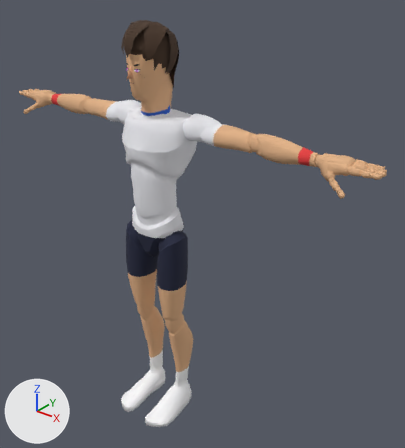
Renders of the glTF model sweetspot/models/players/p06.glb from each side of a commit.
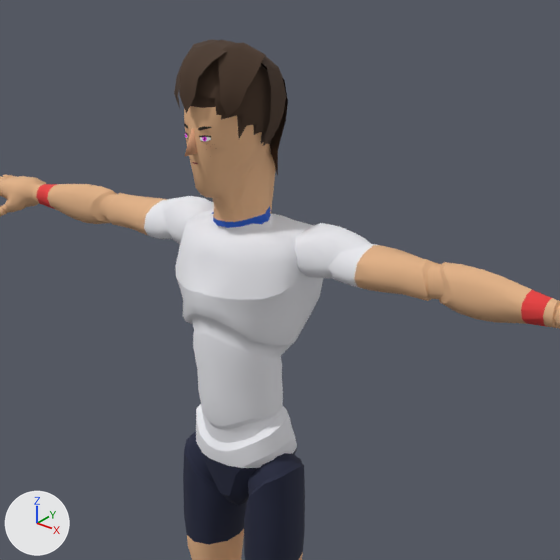
Old and new are each drawn whole from a camera (50 mm lens) standing at (1.559, -1.626, 2.08) and looking at (0.154, 0.13, 0.991) and again close up on the part from 8% to 78% of the width and 0% to 64% of the height. The axes (+X, +Y, +Z) are drawn at lower left. The lights are the same throughout. The older version's two pictures come first. Vertices at exactly the same position are counted once.

The older version as bpy lines, for what is in view:
```python
me_face = bpy.data.meshes.new('Face')
me_face.from_pydata(...)  # 54 vertices, 66 faces; spans x -0.0594..0.0594, y -0.1103..-0.0313, z 1.6022..1.7234
me_face.materials.append(mat_face)  # picture img_face_01
me_hair = bpy.data.meshes.new('Hair')
me_hair.from_pydata(...)  # 448 vertices, 846 faces; spans x -0.097..0.097, y -0.125..0.121, z 1.571..1.849
me_hair.materials.append(mat_palette)  # picture img_palette
me_mannequin = bpy.data.meshes.new('Mannequin')
me_mannequin.from_pydata(...)  # 7378 vertices, 14511 faces; spans x -0.96..0.96, y -0.21..0.14, z 0.0..1.81
me_mannequin.materials.append(mat_palette)  # picture img_palette
me_nose = bpy.data.meshes.new('Nose')
me_nose.from_pydata(...)  # 6 vertices, 6 faces; spans x -0.01..0.01, y -0.1347..-0.1048, z 1.6469..1.6957
me_nose.materials.append(mat_palette)  # picture img_palette
ob_body = bpy.data.objects.new('Body', me_mannequin)
ob_body.location = (0.0, 0.0, 0.0)
ob_face = bpy.data.objects.new('Face', me_face)
ob_face.location = (0.0, 0.0, 0.0)
ob_hair = bpy.data.objects.new('Hair', me_hair)
ob_hair.location = (0.0, 0.0, 0.0)
ob_nose = bpy.data.objects.new('Nose', me_nose)
ob_nose.location = (0.0, 0.0, 0.0)
```
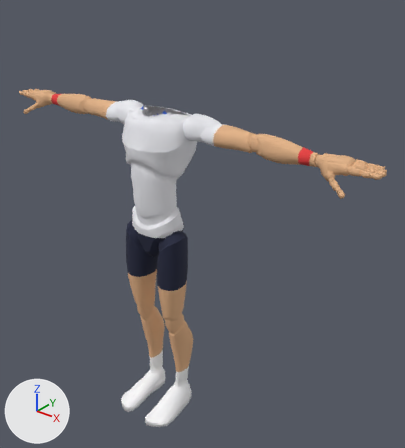
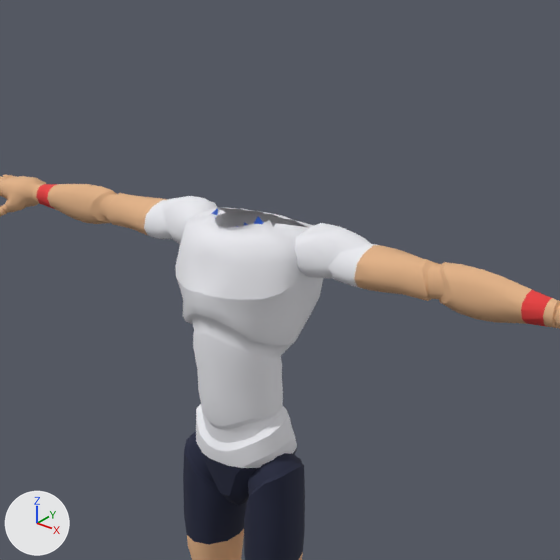
Patch to the scene script:
```diff
--- a/sweetspot/models/players/p06.glb.py
+++ b/sweetspot/models/players/p06.glb.py
@@ me_mannequin @@
 # used by ob_body; location = (0.0, 0.0, 0.0)
-me_mannequin.from_pydata(...)  # 7378 vertices, 14511 faces; spans x -0.96..0.96, y -0.21..0.14, z 0.0..1.81
+me_mannequin.from_pydata(...)  # 7088 vertices, 13890 faces; spans x -0.96..0.96, y -0.21..0.14, z 0.0..1.51
+# me_mannequin part 1: 1 vertex moved within x 0.0, y -0.04, z 1.49; 290 vertices removed from x -0.07..0.07, y -0.11..0.09, z 1.49..1.81
 me_mannequin.materials.append(mat_palette)
@@ ob_face @@
-ob_face = bpy.data.objects.new('Face', me_face)
-ob_face.location = (0.0, 0.0, 0.0)
@@ ob_hair @@
-ob_hair = bpy.data.objects.new('Hair', me_hair)
-ob_hair.location = (0.0, 0.0, 0.0)
@@ ob_nose @@
-ob_nose = bpy.data.objects.new('Nose', me_nose)
-ob_nose.location = (0.0, 0.0, 0.0)
```

Changed parts and their boxes [x1, y1, x2, y2] in the close-ups (560 x 560 px):
'Body', reshaped
    before: [0, 97, 560, 560]
    after: [0, 174, 560, 560]
'Hair', deleted (brown)
    before: [174, 39, 288, 176]
'Nose', deleted
    before: [185, 128, 198, 156]
'Face', deleted
    before: [184, 123, 211, 164]
part 1 of me_mannequin, cut back (brown)
    before: [184, 97, 306, 230]
